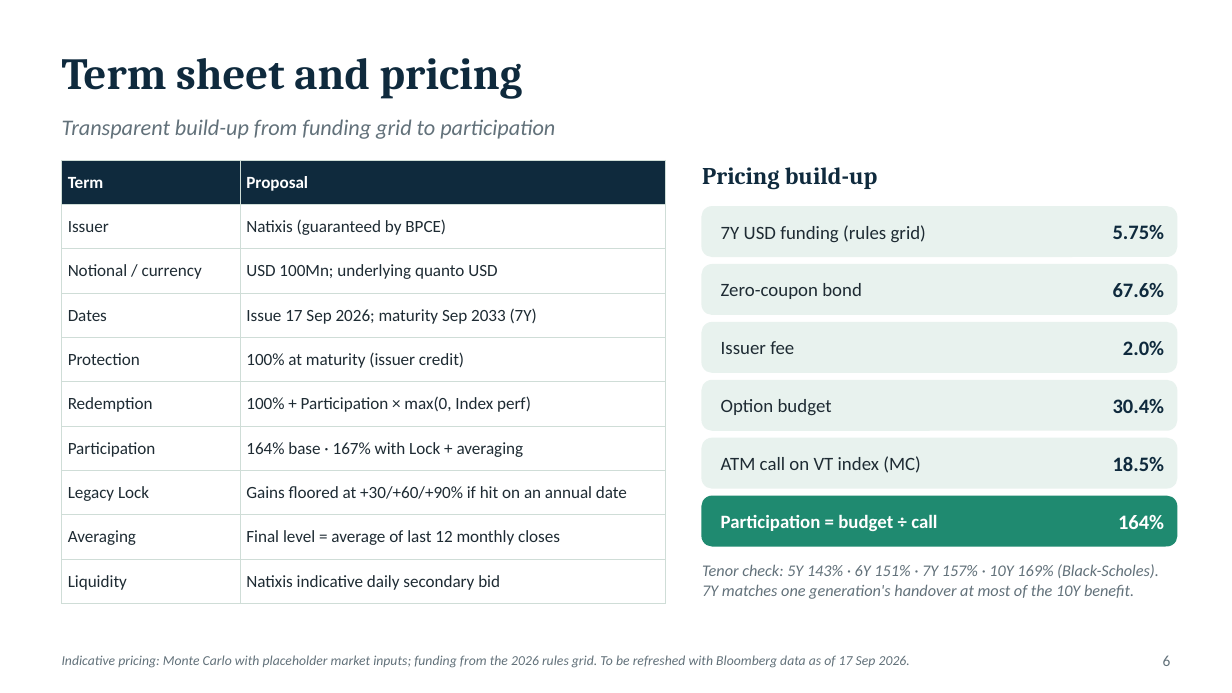
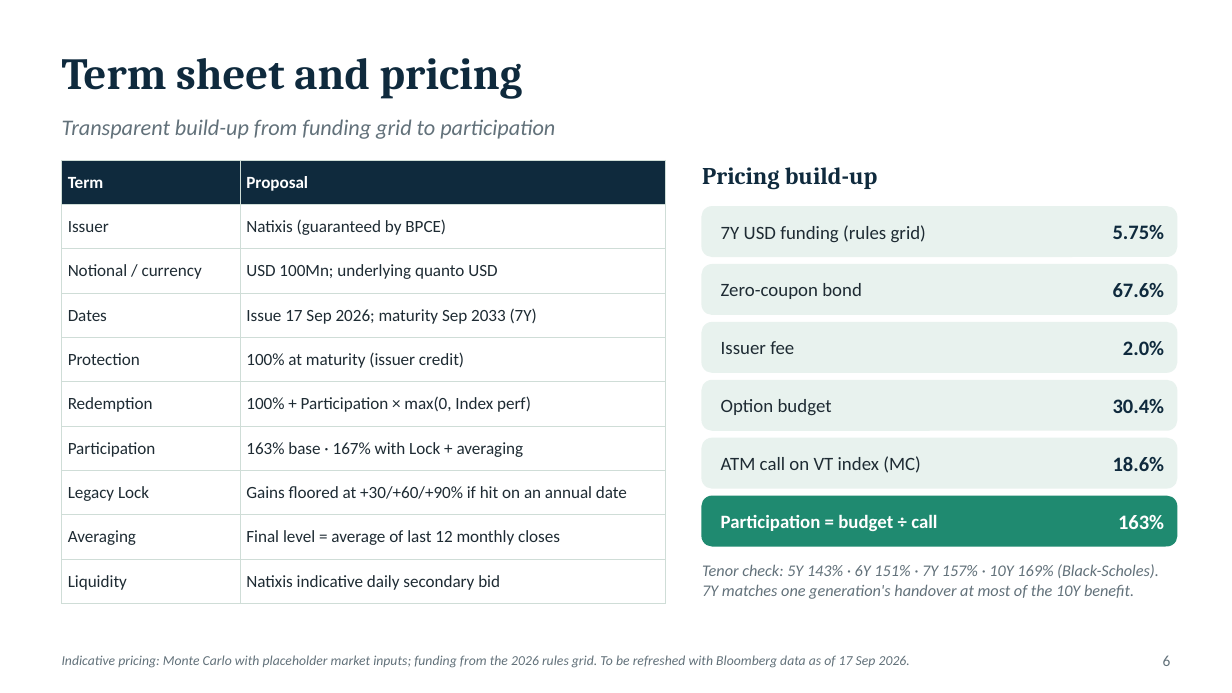
Before and after one commit to benjaminlhl/natixis-case-comp, a slide deck: slide 8 of deck/Asia-Digital-Bridge-Note.pptx. Drawn at 1232x693 pixels with LibreOffice and Linux fonts; fonts in the diff are those of the drawing. Boxes give left, top, right and bottom in pixels: in the first picture for what was removed or moved away, otherwise in the second. Text is boxed around its words. In the diff, an @@ line names an element or a change of style, - is before the commit and + after.

```diff
--- a/deck/Asia-Digital-Bridge-Note.pptx
+++ b/deck/Asia-Digital-Bridge-Note.pptx
@@ table at (62, 160, 665, 594) @@
-row 7, column 2: 164% base · 167% with Lock + averaging
+row 7, column 2: 163% base · 167% with Lock + averaging
@@ text at (1113, 457, 1165, 471): text changed @@
-18.5%
+18.6%
@@ text at (1118, 515, 1164, 529): text changed @@
-164%
+163%
```
Also in this commit, not shown: 13 other slides changed, 7 other files.
